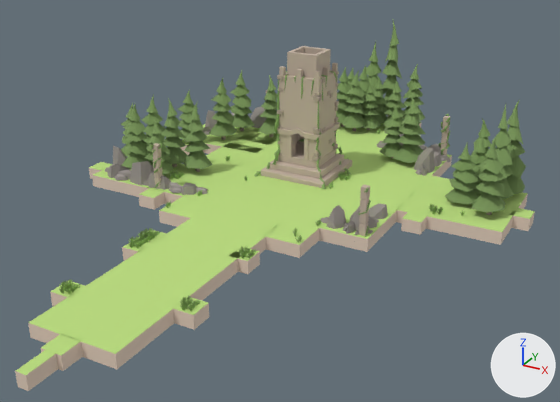
Before and after pictures for a commit that changed the glTF model assets/map/tower.gltf.
Before and after are seen from a camera (50 mm lens) standing at (18.9, -37.7, 17.2) and looking at (1.4, -5.8, 1.3). Arrows for +X, +Y and +Z are at lower right; the lights stay in place. Where no turn or scale is listed for an object, it has been applied to the vertices.
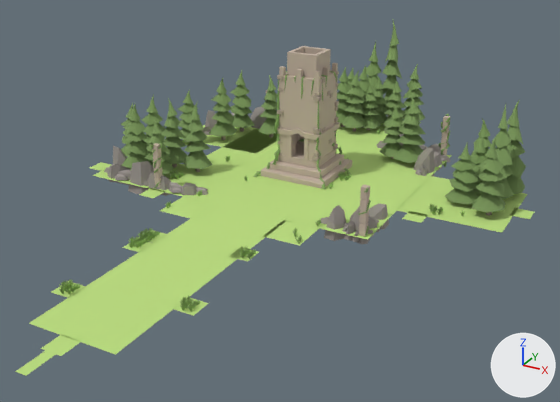
The newer file is also rescaled (x1.825), turned or shifted as a whole; pictures and numbers use the older file's frame.

Boxes [x1, y1, x2, y2] around the edits, measured in the pictures (560 x 402 px):
'ground_bot', deleted (beige): before [15, 122, 535, 391]

Edits to the bpy script that builds the scene:
```text
Remove ob_ground_bot:
    ob_ground_bot = bpy.data.objects.new('ground_bot', me_object_4)
    ob_ground_bot.location = (0.0, 0.0, 0.0)
```
